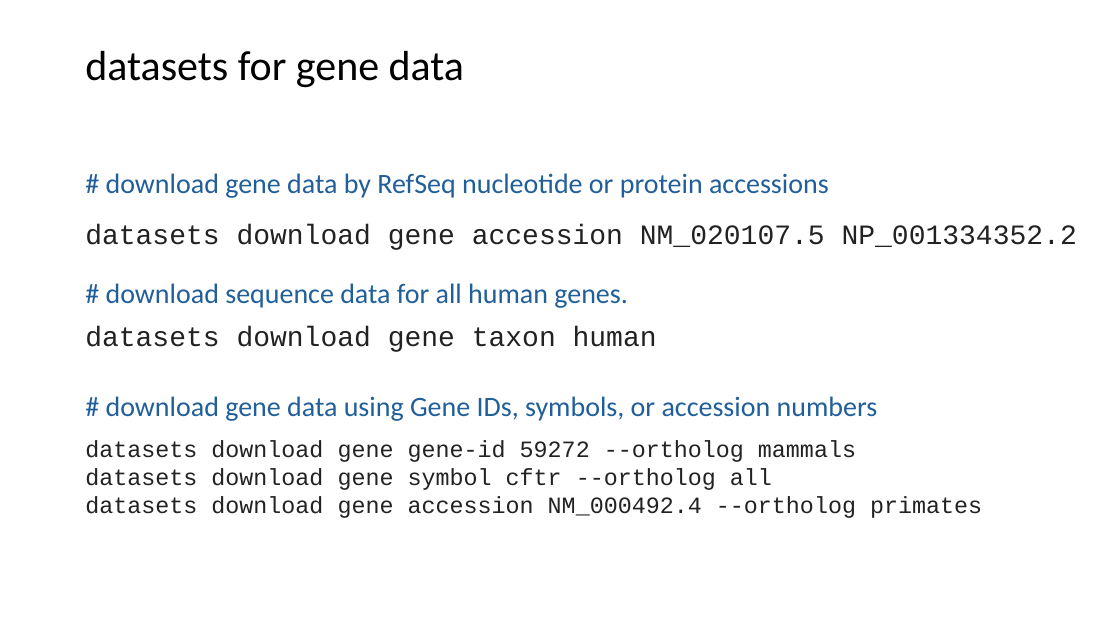
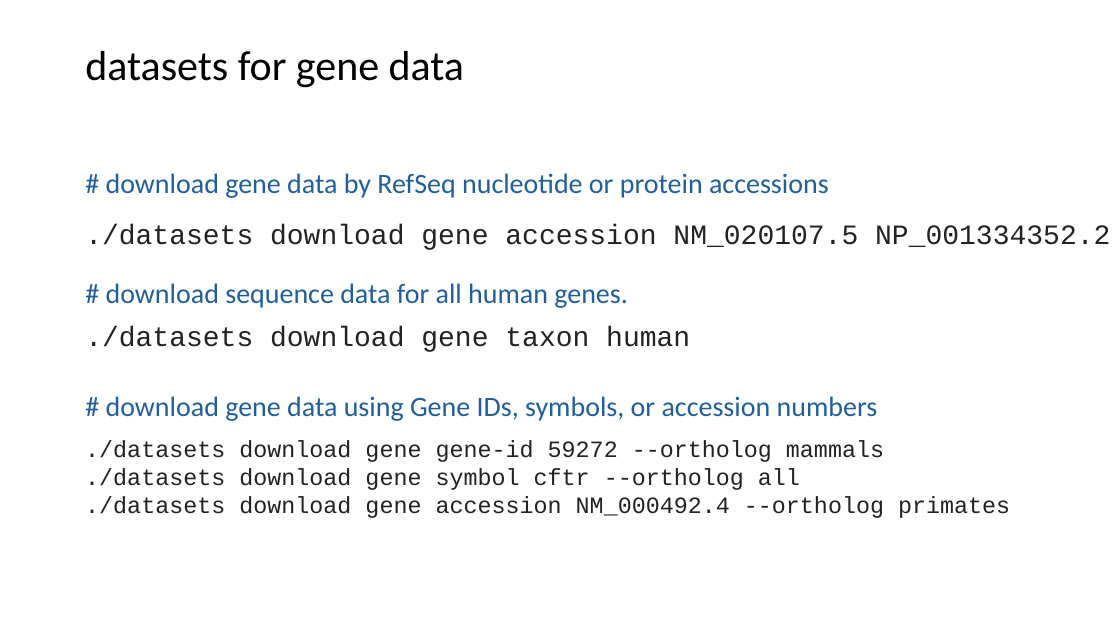
Before and after one commit to liu3zhenlab/teaching, a slide deck: slide 20 of PLPTH813Bioinformatis/2025/2_lab/lab05_NCBItools.pptx. Drawn at 1120x630 pixels with LibreOffice and Linux fonts; fonts in the diff are those of the drawing. Boxes give left, top, right and bottom in pixels: in the first picture for what was removed or moved away, otherwise in the second. Text is boxed around its words. In the diff, an @@ line names an element or a change of style, - is before the commit and + after.

```diff
--- a/PLPTH813Bioinformatis/2025/2_lab/lab05_NCBItools.pptx
+++ b/PLPTH813Bioinformatis/2025/2_lab/lab05_NCBItools.pptx
@@ text at (85, 224, 1110, 250): text changed @@
-datasets download gene accession NM_020107.5 NP_001334352.2
+./datasets download gene accession NM_020107.5 NP_001334352.2
@@ text at (85, 326, 690, 352): text changed @@
-datasets download gene taxon human
+./datasets download gene taxon human
@@ text at (85, 440, 1010, 518): text changed @@
-datasets download gene gene-id 59272 --ortholog mammals
-datasets download gene symbol cftr --ortholog all
-datasets download gene accession NM_000492.4 --ortholog primates
+./datasets download gene gene-id 59272 --ortholog mammals
+./datasets download gene symbol cftr --ortholog all
+./datasets download gene accession NM_000492.4 --ortholog primates
```
Also in this commit, not shown: 3 other slides changed, 2 other files.
